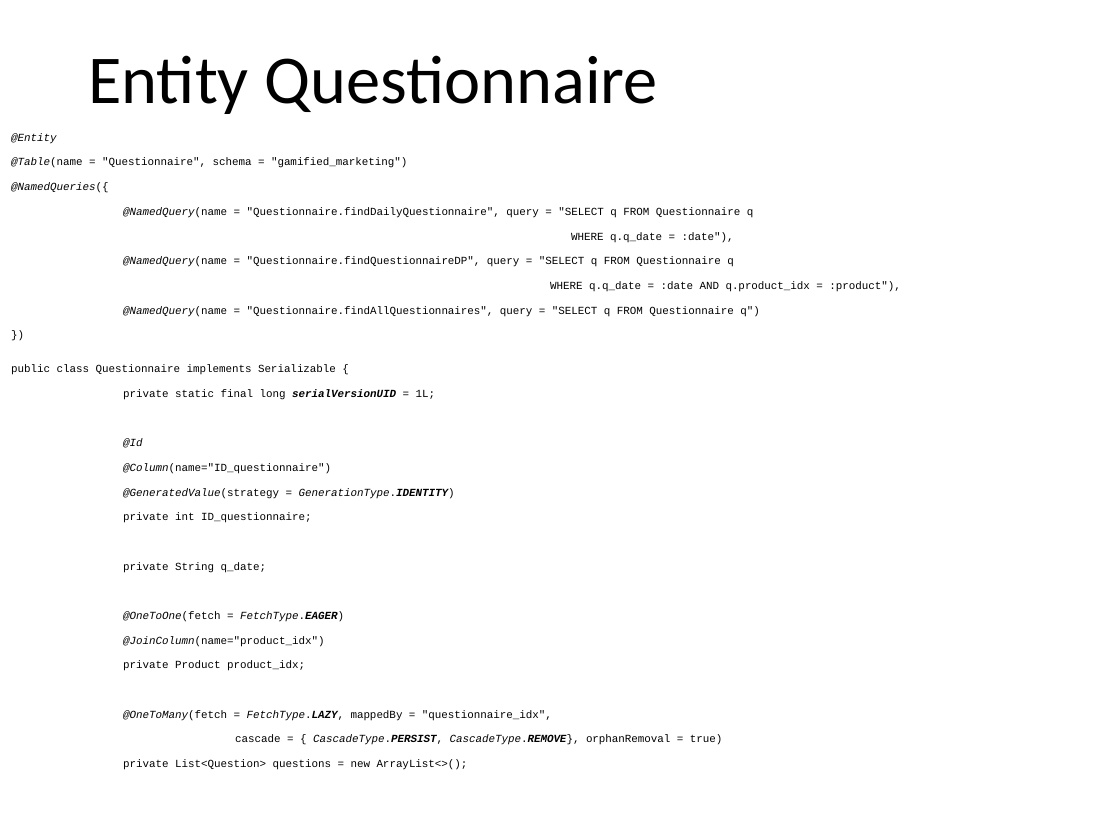
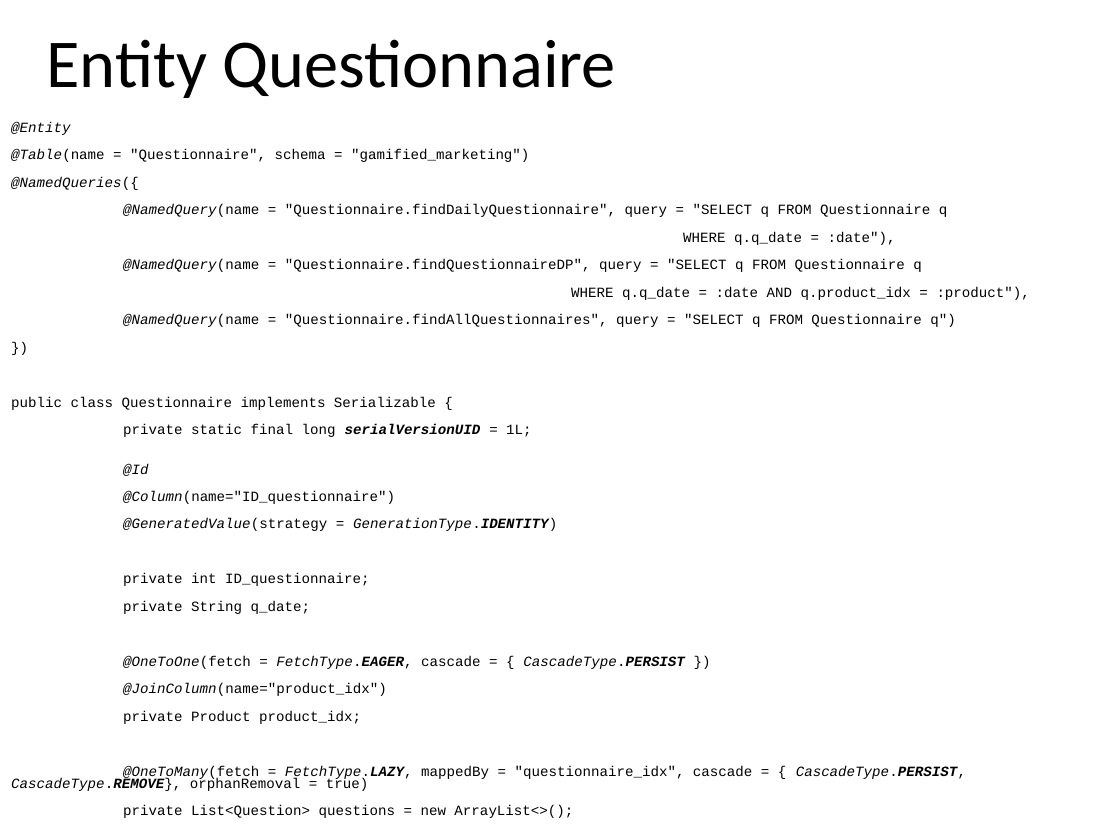
Before and after one commit to MatteoMakovec/GamifiedMarketingApplication, a slide deck: slide 23 of gamified_marketing_application.pptx (slide 22 before the commit). Drawn at 1120x840 pixels with LibreOffice and Linux fonts; fonts in the diff are those of the drawing. Boxes give left, top, right and bottom in pixels: in the first picture for what was removed or moved away, otherwise in the second. Text is boxed around its words. In the diff, an @@ line names an element or a change of style, - is before the commit and + after.

```diff
--- a/gamified_marketing_application.pptx
+++ b/gamified_marketing_application.pptx
@@ title "Entity Questionnaire": place and size @@
-title "Entity Questionnaire" at [88, 55, 658, 114]
+title "Entity Questionnaire" at [46, 39, 616, 98]
@@ text "@Entity": place and size @@
-text "@Entity" at [11, 133, 901, 770]
+text "@Entity" at [11, 122, 1030, 818]
@@ text at [11, 122, 1030, 818]: size 7 to 9.1 pt in "@Entity", "@Table(name = "Questionnaire", schema = "gamified_marketing" ...", "@NamedQueries({", "@NamedQuery(name = "Questionnaire.findDailyQuestionnaire", q ..." and 15 more places @@
@@ text at [123, 655, 685, 669]: text changed; size 7 to 9.1 pt @@
-@OneToOne(fetch = FetchType.EAGER)
+@OneToOne(fetch = FetchType.EAGER, cascade = { CascadeType.PERSIST })
@@ text at [11, 765, 966, 791]: text changed; size 7 to 9.1 pt @@
-@OneToMany(fetch = FetchType.LAZY, mappedBy = "questionnaire_idx",
-cascade = { CascadeType.PERSIST, CascadeType.REMOVE}, orphanRemoval = true)
+@OneToMany(fetch = FetchType.LAZY, mappedBy = "questionnaire_idx", cascade = { CascadeType.PERSIST, CascadeType.REMOVE}, orphanRemoval = true)
```
Also in this commit, not shown: 22 other slides changed.
